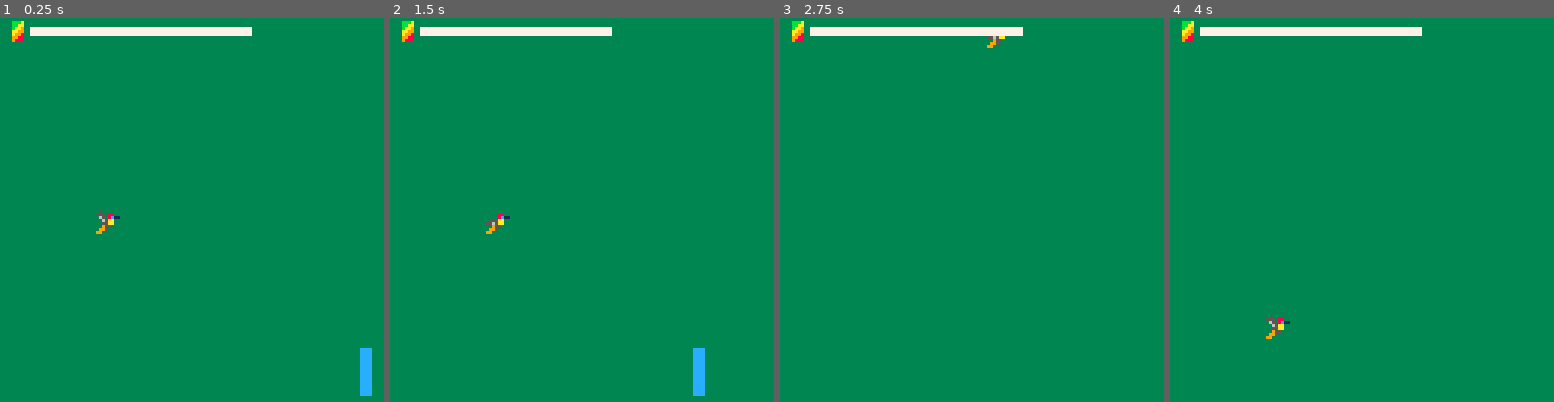
Above: before the commit, frames 1-4 (left to right).
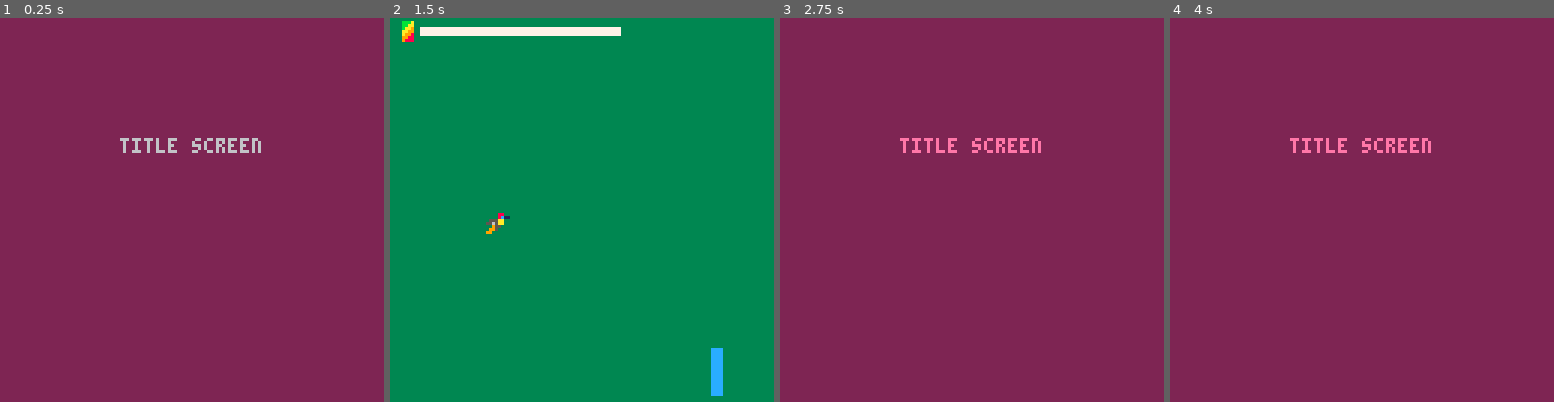
Above: after the commit, the same moments.

Repository: Cuttleshock/PICO-8-projects
Game: PICO-8 cartridge humm.p8
Two runs of this game, one before a commit and one after it. Both use one fixed random seed, a clock stepped at 60 frames per second and the inputs below.
Inputs:
- Up to frame 1 (0.25 s): no input
- Up to frame 2 (1.5 s): tap X (X key) at 0.33, 1.07 s; tap O (Z key) at 0.7 s
- Up to frame 3 (2.75 s): hold Right 1.6-2.1 s; tap O (Z key) at 1.7, 2.1, 2.5 s; tap X (X key) at 1.85 s; hold Up 2.15-2.42 s; hold Right from 2.47 s (still down)
- Up to frame 4 (4 s): tap O (Z key) at 2.9, 3.3, 3.7 s; tap X (X key) at 2.97 s; release Right at 3.03 s; hold Left 3.08-3.58 s; hold Down 3.63-3.97 s

The runs differ from the first frame. In frame 1, 100% of the frame differs, in the area x 0-100%, y 0-100%; in frame 2, 0.8%; in frame 3, 100%; in frame 4, 100%.

Commit message:
Wrap program in fsm controlled by signals

Diff:
--- a/humm.p8
+++ b/humm.p8
@@ -49,6 +49,7 @@
 -- state
 nextspawn = 0
 _time = 0
+_fsm = 'title' --game,gmover...
 _sgtype = nil
 _sgparms = nil
 
@@ -346,8 +347,40 @@
 			self.state = 'splode'
 		end
 	elseif (self.state=='splode') then
-		if btn(🅾️) or btn(❎) then
-			signal('reset',{
+		signal('gmover')
+	end
+	self.age += 1
+	self.age %= maxage
+end
+
+function popsignal()
+	if _sgtype == 'reset' then
+		pc = nil
+		for n in all(npcs) do
+			del(npcs,n)
+		end
+		_fsm = 'title'
+	elseif _sgtype=='start' then
+		pc = humm(_sgparms.humm)
+		_fsm = 'game'
+		_time = 0
+	elseif _sgtype=='gmover' then
+		_fsm = 'gmover'
+	end
+	_sgtype,_sgparms=nil,nil
+end
+
+-->8
+-- top-level flow
+
+function _init()
+	-- currently nothing!
+end
+
+function _update()
+	if _fsm == 'title' then
+		if btnp(🅾️) or btnp(❎) then
+			signal('start',{
 			 humm={
 			  friction=0.8,
 			  impulse=2,
@@ -355,49 +388,38 @@
 			 },
 			})
 		end
-	end
-	self.age += 1
-	self.age %= maxage
-end
-
-function popsignal()
-	if _sgtype == 'reset' then
-		pc = humm(_sgparms.humm)
-		for n in all(npcs) do
-			del(npcs,n)
-		end
-	end
-	_sgtype,_sgparms=nil,nil
-end
-
--->8
--- top-level flow
-
-function _init()
-	pc = humm{
-	 friction=0.8,
-	 impulse=2,
-	 juice=300,
-	}
-end
-
-function _update()
-	pc:update()
-	if pc.state ~= 'splode' then
+	elseif _fsm == 'game' then
+		pc:update()
 		for n in all(npcs) do
 			n:update()
 		end
 		updatenpcs()
+	elseif _fsm == 'gmover' then
+		if btnp(🅾️) or btnp(❎) then
+			signal('reset')
+		end
 	end
 	_time += eps
 	popsignal()
 end
 
 function _draw()
-	cls(3)
-	pc:draw()
-	for n in all(npcs) do
-		n:draw()
+	if _fsm == 'title' then
+		cls(2)
+		print('title screen',40,40)
+	elseif _fsm == 'game' then
+		cls(3)
+		pc:draw()
+		for n in all(npcs) do
+			n:draw()
+		end
+	elseif _fsm == 'gmover' then
+		cls(3)
+		pc:draw()
+		for n in all(npcs) do
+			n:draw()
+		end
+		print('game over',46,40,14)
 	end
 	_d_pop()
 end
